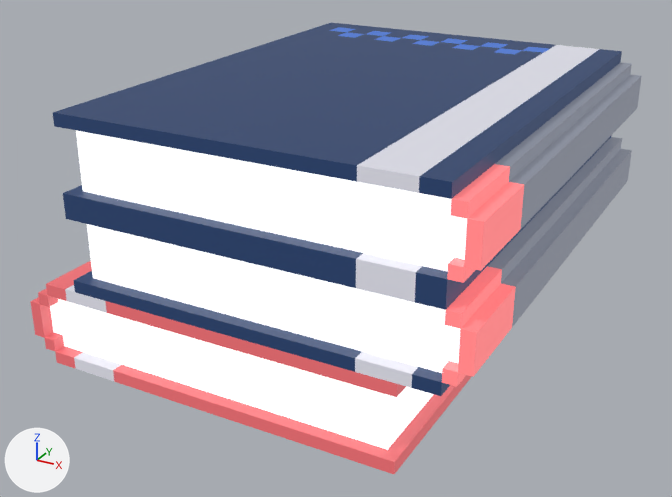
A saved change to the FBX model Assets/Models/Obsticals/InsideHouse/Book03.fbx.
Before and after are seen from a 50 mm camera at (2.12, -4.13, 2.4) aimed at (-0.07, -0.14, 0.41). The axes (+X, +Y, +Z) are drawn at lower left. The lights are the same throughout. Where no turn or scale is listed for an object, it has been applied to the vertices.

In view in the first picture: 'Book03'.
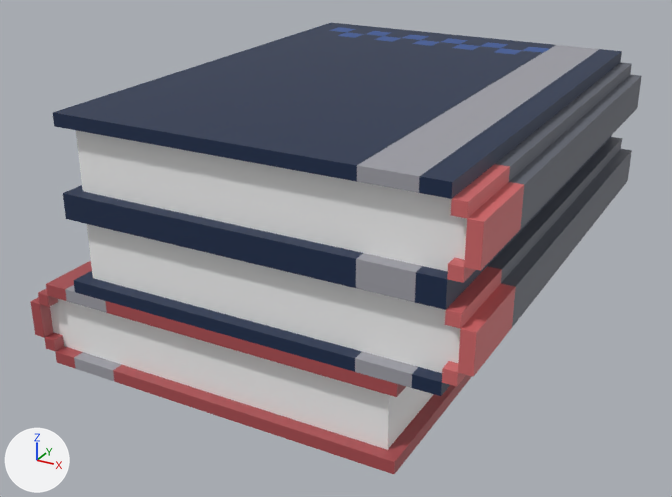
What differs and where, as boxes [x1, y1, x2, y2] in the pictures (672 x 497 px):
'Book03', surface changed: [30, 23, 642, 474] in both

The change, as a list of edits to the scene's bpy script:
```text
Change mat_pkmnmastermaterial:
    where n0 = _N.new('ShaderNodeBsdfPrincipled'); n0.name = 'Principled BSDF'
    remove n0.inputs[28].default_value = 1.0  # 'Emission Strength'
    remove n3 = _N.new('ShaderNodeTexImage'); n3.name = 'Image Texture.001'
    remove n3.image = img_pkmnemerald_jpg
    remove _L.new(n3.outputs[0], n0.inputs[27])  # 'Color' to 'Emission Color'
```
